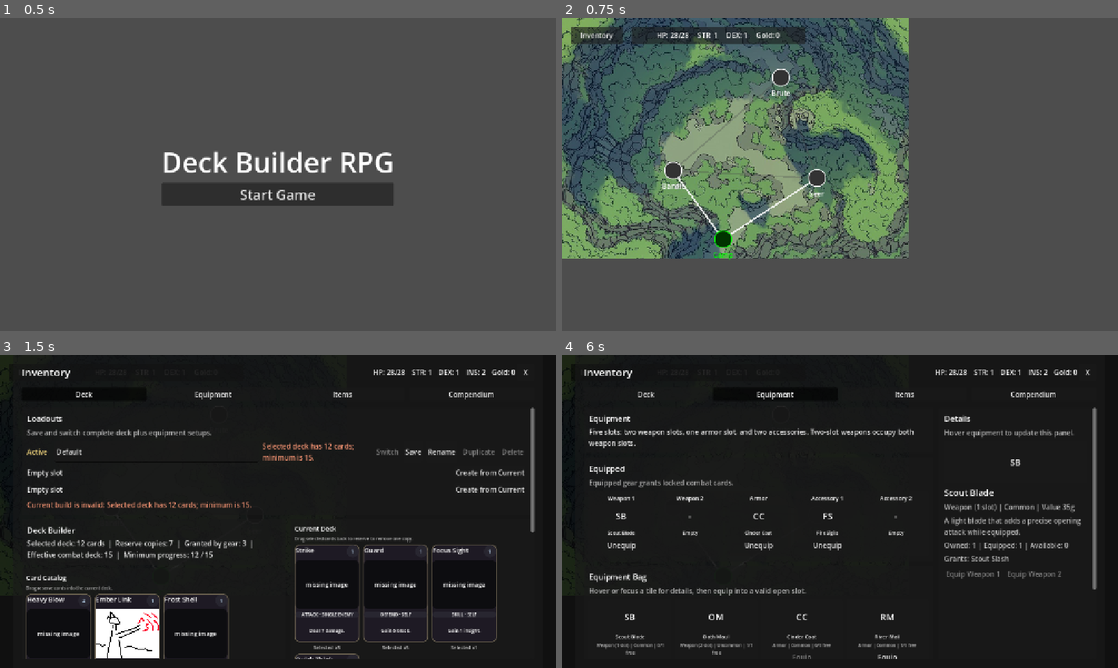
Above: before the commit, frames 1-4 (two rows, left to right).
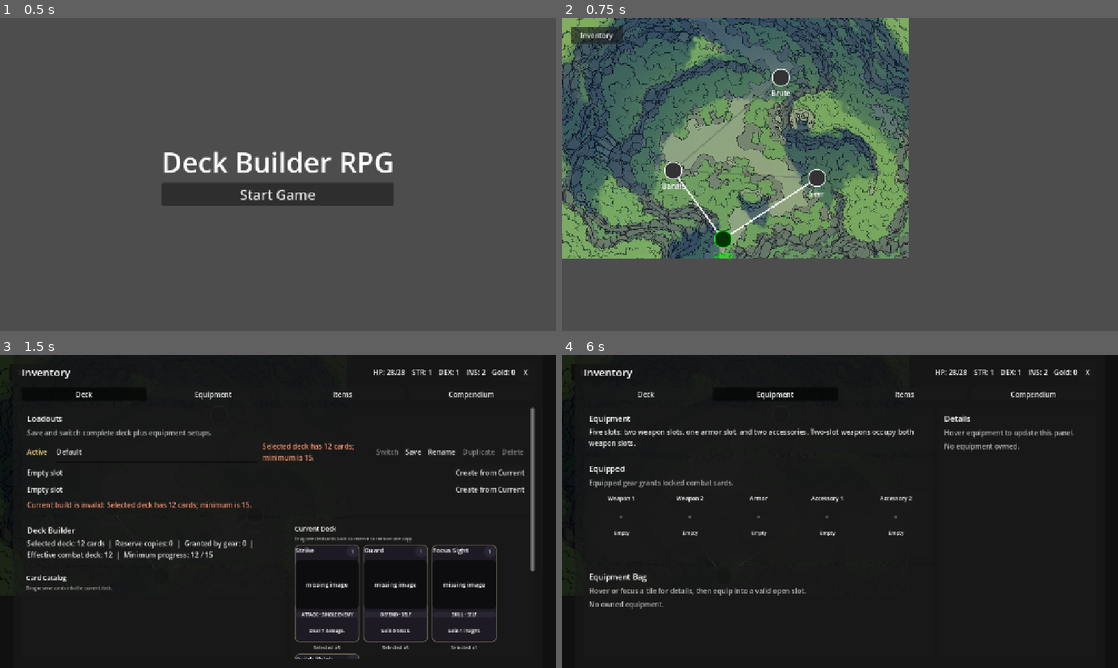
Above: after the commit, the same moments.

Repository: IzzetNecu/deckbuilderTool
Game: Godot game, scene res://scenes/main_menu/MainMenu.tscn
Two runs of this game, one before a commit and one after it. Both use one fixed random seed, a clock stepped at 60 frames per second and the inputs below.
Inputs:
- Up to frame 1 (0.5 s): no input
- Up to frame 2 (0.75 s): click "Start Game" at 0.5 s
- Up to frame 3 (1.5 s): click "Inventory" at 1.25 s
- Up to frame 4 (6 s): click "Camp" at 2 s; click "Bandit" at 2.75 s; click "Seer" at 3.5 s; click "Brute" at 4.25 s; click "Deck" at 5 s; click "Equipment" at 5.75 s

Frame 1 is identical in both runs. In frame 2, 1.4% of the frame differs, in the area x 12-44%, y 2-9%; in frame 3, 2.6%; in frame 4, 3.5%, in the area x 5-97%, y 16-98%.

Commit message:
feat: implement scroll position preservation in editors and improve inventory panel interaction and UI density

Diff:
--- a/game/data/game_data.json
+++ b/game/data/game_data.json
@@ -31,43 +31,26 @@
         "card_strike",
         "card_strike",
         "card_strike",
-        "card_strike",
-        "card_strike",
-        "card_guard",
-        "card_guard",
         "card_guard",
         "card_guard",
         "card_guard",
         "card_focus",
         "card_quick_think",
-        "card_heavy_blow",
-        "card_ember_link",
-        "card_tidal_guard",
-        "card_root_exchange",
-        "card_gale_shuffle",
-        "card_frost_shell",
-        "card_storm_mark"
+        "card_strike",
+        "card_strike",
+        "card_guard",
+        "card_guard"
       ],
       "startingInventory": {
-        "consumables": [
-          "consumable_potion"
-        ],
-        "equipment": [
-          "equip_scout_blade",
-          "equip_oath_maul",
-          "equip_cinder_coat",
-          "equip_river_mail",
-          "equip_fire_sigils",
-          "equip_water_sigils",
-          "5e25d212-b6ec-470e-8efd-285c1ee53522"
-        ],
+        "consumables": [],
+        "equipment": [],
         "keyItems": []
       },
       "startingEquipped": {
-        "weapon_1": "equip_scout_blade",
+        "weapon_1": "",
         "weapon_2": "",
-        "armor": "equip_cinder_coat",
-        "accessory_1": "equip_fire_sigils",
+        "armor": "",
+        "accessory_1": "",
         "accessory_2": ""
       }
     }
@@ -206,7 +189,7 @@
       "name": "Jolted",
       "kind": "debuff",
       "shortLabel": "JOLT",
-      "reminderText": "Player: after your next played card resolves, lose 1 energy and 1 stack. Enemy: delay the first X pending cards to next turn, then lose all stacks at end of turn.",
+      "reminderText": "After your next played card resolves, lose 1 energy and lose 1 stack.",
       "iconImage": ""
     }
   ],
--- a/game/scenes/ui/InventoryPanel.gd
+++ b/game/scenes/ui/InventoryPanel.gd
@@ -47,6 +47,20 @@
 	_switch_tab("deck")
 	_update_stats()
 
+func _input(event: InputEvent) -> void:
+	if not (event is InputEventMouseButton):
+		return
+	if event.button_index != MOUSE_BUTTON_LEFT or not event.pressed:
+		return
+	var focus_owner = get_viewport().gui_get_focus_owner()
+	if not _is_loadout_name_input(focus_owner):
+		return
+	var focused_control := focus_owner as Control
+	var focused_rect := Rect2(focused_control.global_position, focused_control.size)
+	if focused_rect.has_point(event.position):
+		return
+	focused_control.release_focus()
+
 func _update_stats() -> void:
 	var stats = $Window/VBox/Header/Stats
 	stats.get_node("HP").text = "HP: %d/%d" % [GameState.health, GameState.max_health]
@@ -195,7 +209,7 @@
 		"Drag reserve cards into the current deck.",
 		"reserve",
 		reserve_entries,
-		"No reserve cards. Your selected deck already uses every owned copy."
+		""
 	))
 
 	center_column.add_child(_make_card_stack_section(
@@ -203,14 +217,14 @@
 		"Drag selected cards back to reserve to remove one copy.",
 		"selected",
 		selected_entries,
-		"No selected cards."
+		""
 	))
 	center_column.add_child(_make_card_stack_section(
 		"Granted by Equipment",
 		"Locked cards from equipped items.",
 		"granted",
 		granted_entries,
-		"No equipped gear is granting cards right now."
+		""
 	))
 
 	page.add_child(workspace)
@@ -426,6 +440,7 @@
 	name_edit.text = current_label
 	name_edit.custom_minimum_size = Vector2(160, 0)
 	name_edit.size_flags_horizontal = Control.SIZE_EXPAND_FILL
+	name_edit.set_meta("is_loadout_name_input", true)
 	name_edit.text_submitted.connect(func(_new_text): _commit_loadout_rename(loadout_id, name_edit))
 	name_edit.focus_exited.connect(func(): _persist_loadout_rename_if_changed(loadout_id, name_edit, current_label))
 	row.add_child(name_edit)
@@ -469,6 +484,9 @@
 
 	return row
 
+func _is_loadout_name_input(node: Node) -> bool:
+	return node is LineEdit and bool(node.get_meta("is_loadout_name_input", false))
+
 func _make_section_panel(title: String, subtitle: String) -> PanelContainer:
 	var panel = PanelContainer.new()
 	panel.size_flags_horizontal = Control.SIZE_EXPAND_FILL
@@ -541,7 +559,8 @@
 	vbox.add_child(flow)
 
 	if entries.is_empty():
-		flow.add_child(_make_empty_label(empty_text))
+		if not empty_text.is_empty():
+			flow.add_child(_make_empty_label(empty_text))
 		return panel
 
 	for entry in entries:
--- a/game/scenes/world_map/WorldMap.gd
+++ b/game/scenes/world_map/WorldMap.gd
@@ -33,18 +33,8 @@
 
 	GameState.map_updated.connect(_on_map_updated)
 	_build_map()
-	_update_stat_bar()
-
-func _update_stat_bar() -> void:
-	if not has_node("UI/StatBar"): return
-	var hbox = $UI/StatBar/HBox
-	hbox.get_node("HPLabel").text = "HP: %d/%d" % [GameState.health, GameState.max_health]
-	hbox.get_node("StrLabel").text = "STR: %d" % GameState.strength
-	hbox.get_node("DexLabel").text = "DEX: %d" % GameState.dexterity
-	hbox.get_node("GoldLabel").text = "Gold: %d" % GameState.gold
 
 func _on_map_updated() -> void:
-	_update_stat_bar()
 	# Refresh all nodes to update colors (green for current, etc.)
 	for node_id in node_lookup:
 		var instance = node_lookup[node_id]
--- a/game/scenes/world_map/WorldMap.tscn
+++ b/game/scenes/world_map/WorldMap.tscn
@@ -21,30 +21,3 @@
 offset_right = 140.0
 offset_bottom = 60.0
 text = "Inventory"
-
-[node name="StatBar" type="PanelContainer" parent="UI"]
-offset_left = 160.0
-offset_top = 20.0
-offset_right = 560.0
-offset_bottom = 60.0
-
-[node name="HBox" type="HBoxContainer" parent="UI/StatBar"]
-layout_mode = 2
-theme_override_constants/separation = 20
-alignment = 1
-
-[node name="HPLabel" type="Label" parent="UI/StatBar/HBox"]
-layout_mode = 2
-text = "HP: 20/20"
-
-[node name="StrLabel" type="Label" parent="UI/StatBar/HBox"]
-layout_mode = 2
-text = "STR: 1"
-
-[node name="DexLabel" type="Label" parent="UI/StatBar/HBox"]
-layout_mode = 2
-text = "DEX: 1"
-
-[node name="GoldLabel" type="Label" parent="UI/StatBar/HBox"]
-layout_mode = 2
-text = "Gold: 0"
Not shown, changed: index.html
Not shown, added: specs/implemented/spec_deckbuilding_ux.md
Not shown, changed: src/builder/builder.js
Not shown, added: src/builder/components/scroll.js
Not shown, changed: src/builder/editors/buff-editor.js
Not shown, changed: src/builder/editors/card-editor.js
Not shown, changed: src/builder/editors/consumable-editor.js
Not shown, changed: src/builder/editors/deck-editor.js
Not shown, changed: src/builder/editors/enemy-editor.js
Not shown, changed: src/builder/editors/equipment-editor.js
Not shown, changed: src/builder/editors/event-editor.js
Not shown, changed: src/builder/editors/faction-editor.js
(and 7 more such lines)
